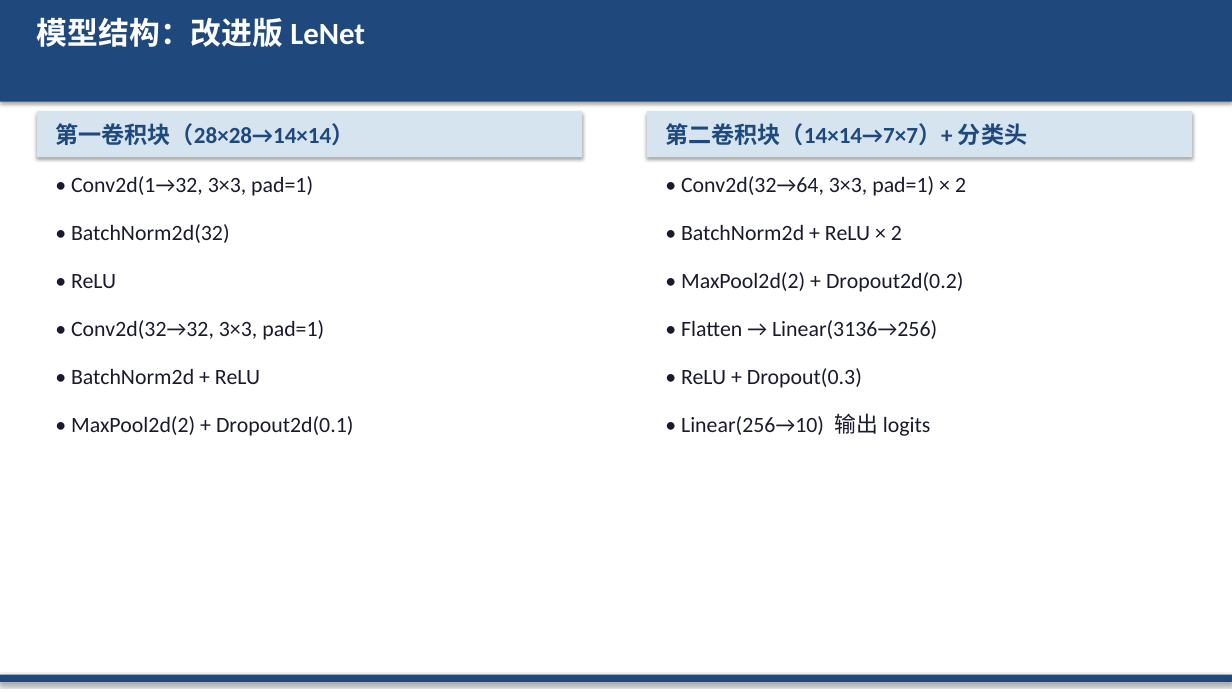
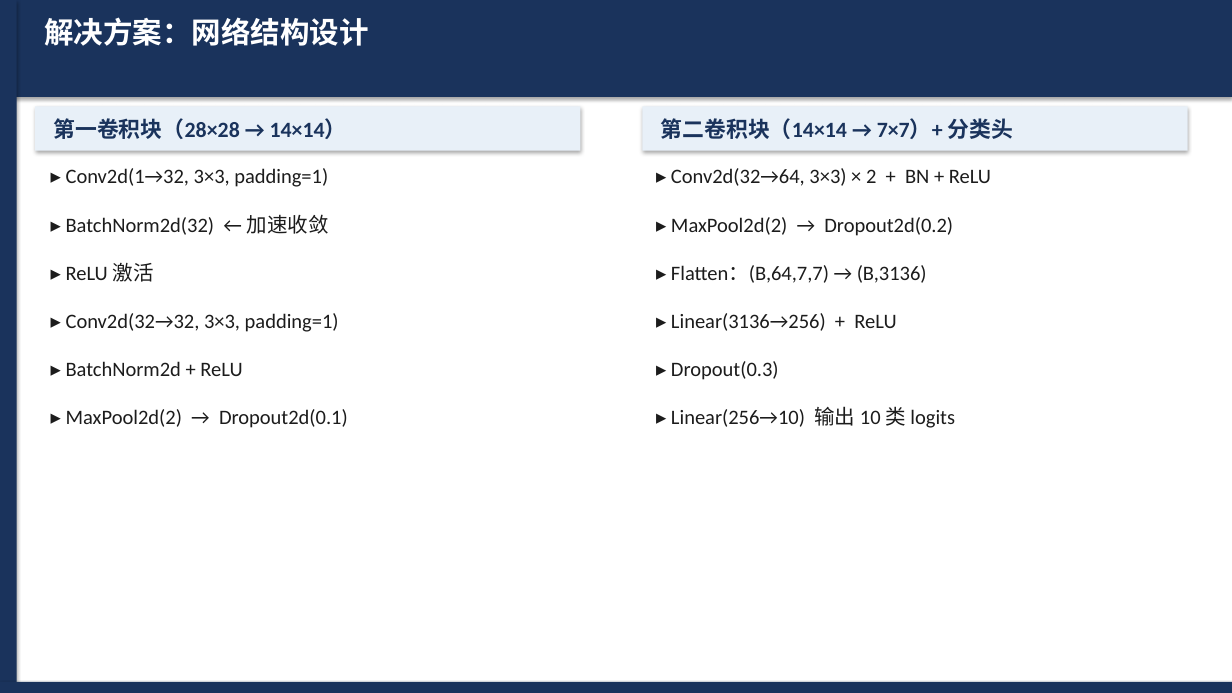
Before and after one commit to WevYang/deep_learning_task, a slide deck: slide 4 of reports/exp1_cnn_mnist.pptx. Drawn at 1232x693 pixels with LibreOffice and Linux fonts; fonts in the diff are those of the drawing. Boxes give left, top, right and bottom in pixels: in the first picture for what was removed or moved away, otherwise in the second. Text is boxed around its words. In the diff, an @@ line names an element or a change of style, - is before the commit and + after.

```diff
--- a/reports/exp1_cnn_mnist.pptx
+++ b/reports/exp1_cnn_mnist.pptx
@@ rectangle: place and size @@
-rectangle at box(0, 0, 1232, 102)
+rectangle at box(0, 0, 1232, 97)
@@ rectangle at box(0, 0, 1232, 97): fill #1F497D to #1A335C @@
@@ rectangle added at box(0, 0, 17, 693), fill #1A335C @@
@@ text at box(44, 17, 369, 46): text changed; size 24 to 23 pt @@
-模型结构：改进版 LeNet
+解决方案：网络结构设计
@@ rectangle: place and size @@
-rectangle at box(37, 111, 582, 157)
+rectangle at box(35, 106, 580, 151)
@@ rectangle at box(35, 106, 580, 151): fill #D6E4F0 to #E8F0F8 @@
@@ text at box(53, 118, 347, 139): text changed; size 18 to 17 pt; text colour #1F497D to #1A335C @@
-第一卷积块（28×28→14×14）
+第一卷积块（28×28 → 14×14）
@@ rectangle at box(642, 106, 1188, 151): fill #D6E4F0 to #E8F0F8 @@
@@ rectangle: place and size @@
-rectangle at box(647, 111, 1192, 157)
+rectangle at box(642, 106, 1188, 151)
@@ text at box(661, 118, 1014, 139): text changed; size 18 to 17 pt; text colour #1F497D to #1A335C @@
-第二卷积块（14×14→7×7）+ 分类头
+第二卷积块（14×14 → 7×7）+ 分类头
@@ text at box(66, 168, 328, 187): text changed; size 17 to 16 pt; text colour #1A1A2E to #1C1C1C @@
-• Conv2d(1→32, 3×3, pad=1)
+▸ Conv2d(1→32, 3×3, padding=1)
@@ text at box(671, 168, 991, 186): text changed; size 17 to 16 pt; text colour #1A1A2E to #1C1C1C @@
-• Conv2d(32→64, 3×3, pad=1) × 2
+▸ Conv2d(32→64, 3×3) × 2 + BN + ReLU
@@ text at box(66, 214, 329, 235): text changed; size 17 to 16 pt; text colour #1A1A2E to #1C1C1C @@
-• BatchNorm2d(32)
+▸ BatchNorm2d(32) ← 加速收敛
@@ text at box(671, 217, 953, 236): text changed; size 17 to 16 pt; text colour #1A1A2E to #1C1C1C @@
-• MaxPool2d(2) + Dropout2d(0.2)
+▸ MaxPool2d(2) → Dropout2d(0.2)
@@ text removed at box(681, 225, 902, 240) @@
-• BatchNorm2d + ReLU × 2
@@ text at box(66, 263, 154, 282): text changed; size 17 to 16 pt; text colour #1A1A2E to #1C1C1C @@
-• ReLU
+▸ ReLU 激活
@@ text at box(671, 265, 927, 283): text changed; size 17 to 16 pt; text colour #1A1A2E to #1C1C1C @@
-• Flatten → Linear(3136→256)
+▸ Flatten：(B,64,7,7) → (B,3136)
@@ text at box(66, 313, 339, 332): text changed; size 17 to 16 pt; text colour #1A1A2E to #1C1C1C @@
-• Conv2d(32→32, 3×3, pad=1)
+▸ Conv2d(32→32, 3×3, padding=1)
@@ text added at box(671, 313, 896, 331), 16 pt, text #1C1C1C @@
+▸ Linear(3136→256) + ReLU
@@ text at box(66, 361, 242, 376): text changed; size 17 to 16 pt; text colour #1A1A2E to #1C1C1C @@
-• BatchNorm2d + ReLU
+▸ BatchNorm2d + ReLU
@@ text at box(671, 361, 779, 380): text changed; size 17 to 16 pt; text colour #1A1A2E to #1C1C1C @@
-• ReLU + Dropout(0.3)
+▸ Dropout(0.3)
@@ text at box(66, 409, 348, 428): text changed; size 17 to 16 pt; text colour #1A1A2E to #1C1C1C @@
-• MaxPool2d(2) + Dropout2d(0.1)
+▸ MaxPool2d(2) → Dropout2d(0.1)
@@ text at box(671, 406, 955, 428): text changed; size 17 to 16 pt; text colour #1A1A2E to #1C1C1C @@
-• Linear(256→10) 输出 logits
+▸ Linear(256→10) 输出 10 类 logits
@@ rectangle at box(0, 682, 1232, 693): fill #1F497D to #1A335C @@
@@ rectangle: place and size @@
-rectangle at box(0, 675, 1232, 682)
+rectangle at box(0, 682, 1232, 693)
```
Also in this commit, not shown: 5 other slides changed, 2 slides added, 2 slides removed, 5 other files.
